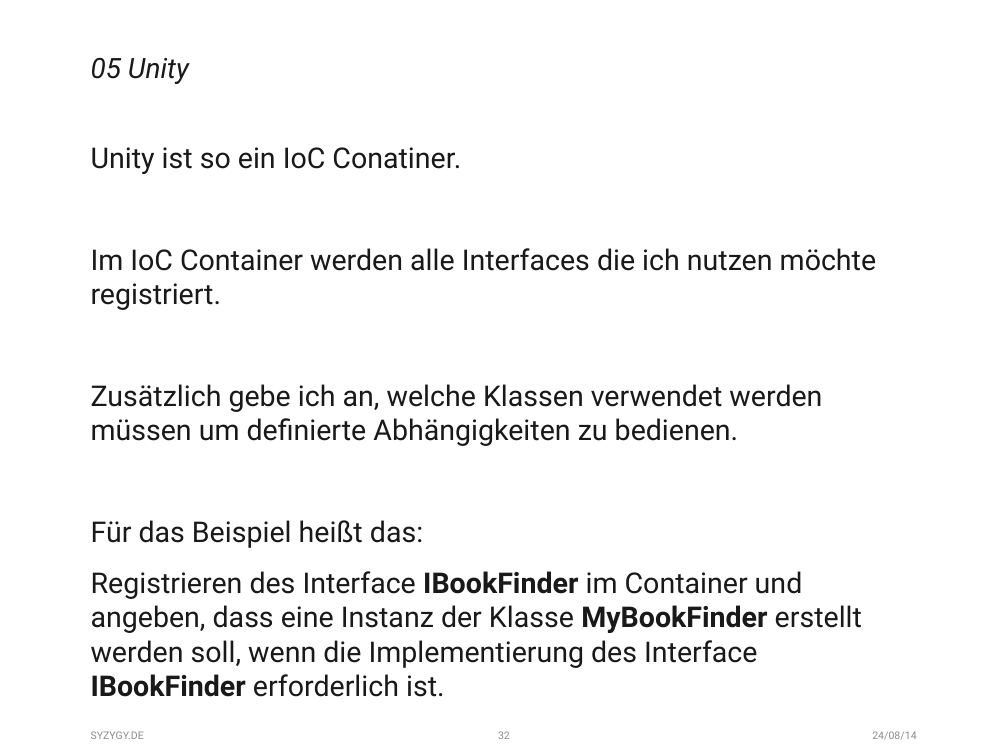
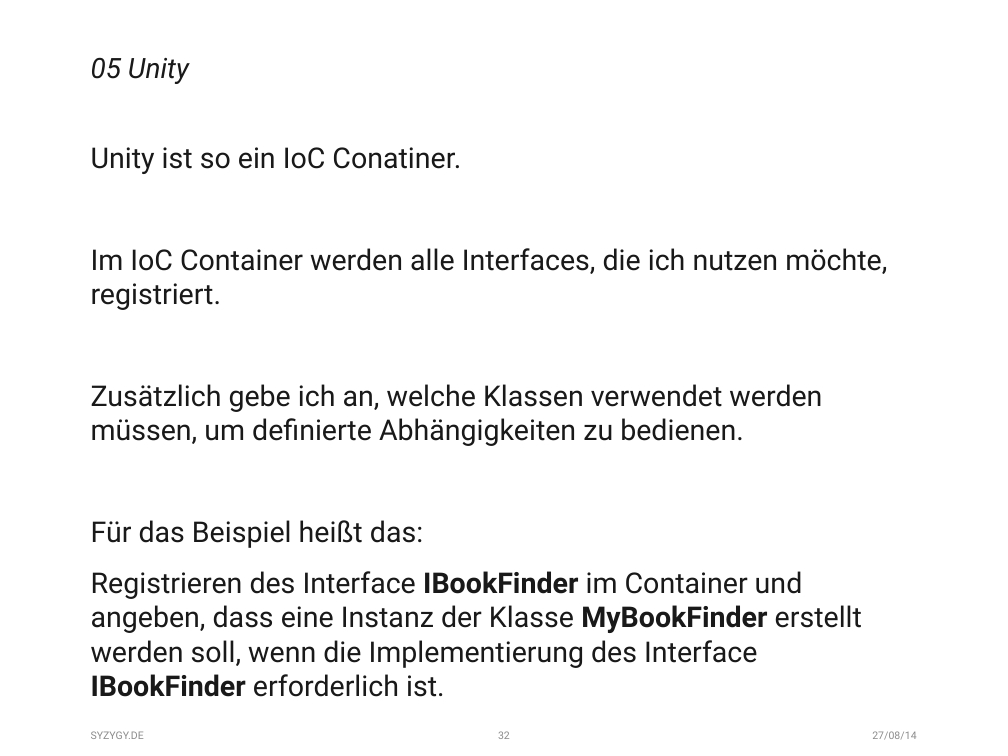
Before and after one commit to fischfasch/IoC_Test, a slide deck: slide 32 of IoC_Testapplication/ConsoleApplication1/_Files/Präsentation.pptx. Drawn at 1008x756 pixels with LibreOffice and Linux fonts; fonts in the diff are those of the drawing. Boxes give left, top, right and bottom in pixels: in the first picture for what was removed or moved away, otherwise in the second. Text is boxed around its words. In the diff, an @@ line names an element or a change of style, - is before the commit and + after.

```diff
--- a/IoC_Testapplication/ConsoleApplication1/_Files/Präsentation.pptx
+++ b/IoC_Testapplication/ConsoleApplication1/_Files/Präsentation.pptx
@@ text at [91,248,887,446]: text changed @@
-Im IoC Container werden alle Interfaces die ich nutzen möchte registriert.
-Zusätzlich gebe ich an, welche Klassen verwendet werden müssen um definierte Abhängigkeiten zu bedienen.
+Im IoC Container werden alle Interfaces, die ich nutzen möchte, registriert.
+Zusätzlich gebe ich an, welche Klassen verwendet werden müssen, um definierte Abhängigkeiten zu bedienen.
@@ text at [872,731,916,740]: text changed @@
-24/08/14
+27/08/14
```
Also in this commit, not shown: 33 other slides changed.
